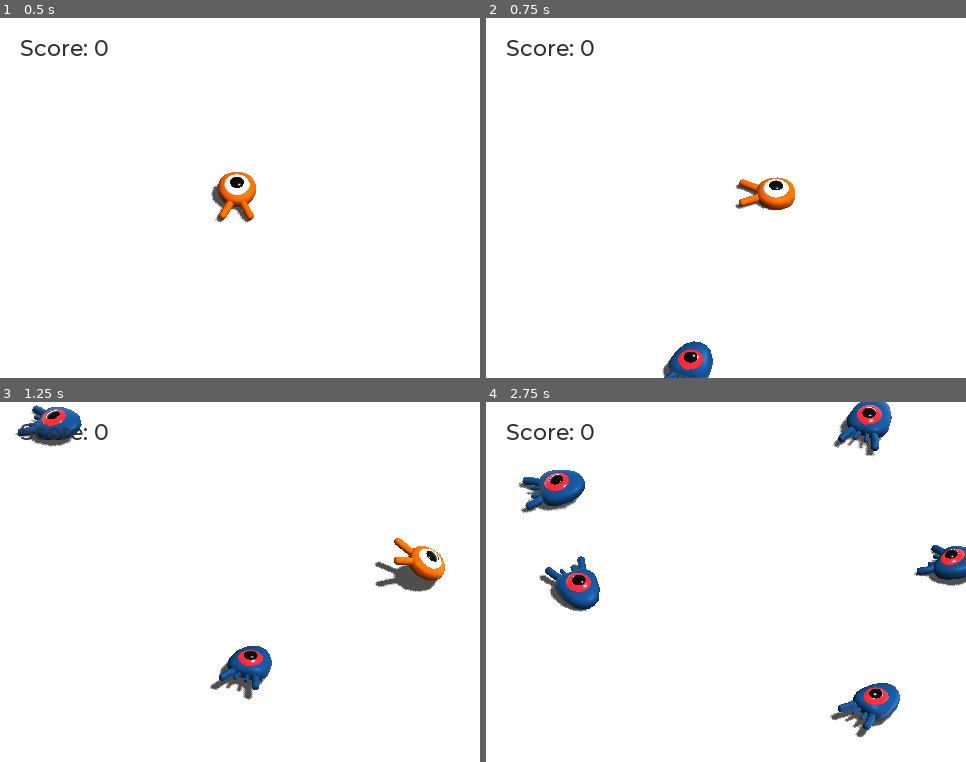
Above: before the commit, frames 1-4 (two rows, left to right).
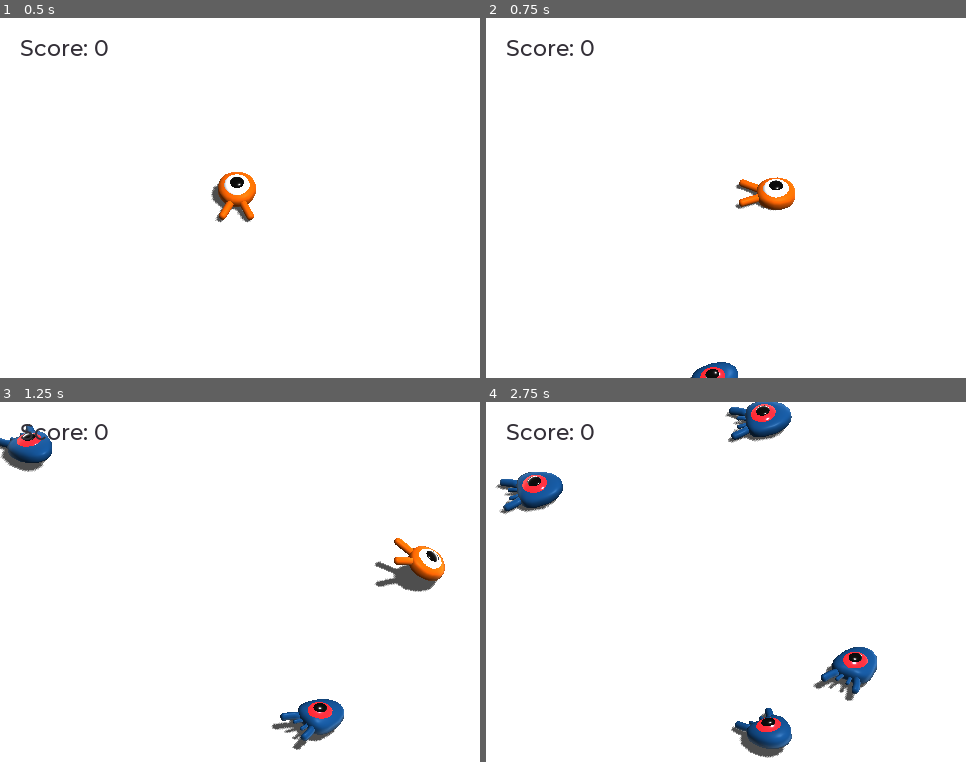
Above: after the commit, the same moments.

Repository: godotengine/godot-3d-dodge-the-creeps
Game: Godot game, scene res://Main.tscn
Same seed, same stepped clock (60 frames per second), same inputs: the game is played once before the commit and once after it.
Inputs:
- Up to frame 1 (0.5 s): no input
- Up to frame 2 (0.75 s): tap Enter (ui_accept) at 0.5 s; hold Right (move_right) from 0.53 s (still down)
- Up to frame 3 (1.25 s): keep holding Right (move_right); tap Space (jump) at 0.77 s
- Up to frame 4 (2.75 s): release Right (move_right) at 1.28 s; hold Down (move_back) 1.28-2.03 s; tap Space (jump) at 1.52 s; hold Right (move_right) from 2.03 s (still down)

Frame 1 is identical in both runs. In frame 2, 1.0% of the frame differs, in the area x 36-53%, y 89-100%; in frame 3, 4.0%; in frame 4, 9.2%, in the area x 1-100%, y 0-99%.

Commit message:
Set the physics parameters of the mob before adding it to the scene tree
This follows the recommendation from https://github.com/godotengine/godot/issues/45638

Diff:
--- a/dodge_the_creeps_3d/Main.gd
+++ b/dodge_the_creeps_3d/Main.gd
@@ -15,19 +15,21 @@
 
 
 func _on_MobTimer_timeout():
-	# Create a Mob instance and add it to the scene.
+	# Create a new instance of the Mob scene.
 	var mob = mob_scene.instance()
 
-	# Choose a random location on Path2D.
+	# Choose a random location on the SpawnPath.
 	var mob_spawn_location = get_node("SpawnPath/SpawnLocation")
 	mob_spawn_location.unit_offset = randf()
 
+	# Communicate the spawn location and the player's location to the mob.
 	var player_position = $Player.transform.origin
+	mob.initialize(mob_spawn_location.translation, player_position)
 
+	# Spawn the mob by adding it to the Main scene.
 	add_child(mob)
 	# We connect the mob to the score label to update the score upon squashing a mob.
 	mob.connect("squashed", $UserInterface/ScoreLabel, "_on_Mob_squashed")
-	mob.initialize(mob_spawn_location.translation, player_position)
 
 
 func _on_Player_hit():
--- a/dodge_the_creeps_3d/Mob.gd
+++ b/dodge_the_creeps_3d/Mob.gd
@@ -17,8 +17,7 @@
 
 
 func initialize(start_position, player_position):
-	translation = start_position
-	look_at(player_position, Vector3.UP)
+	look_at_from_position(start_position, player_position, Vector3.UP)
 	rotate_y(rand_range(-PI / 4, PI / 4))
 
 	var random_speed = rand_range(min_speed, max_speed)
